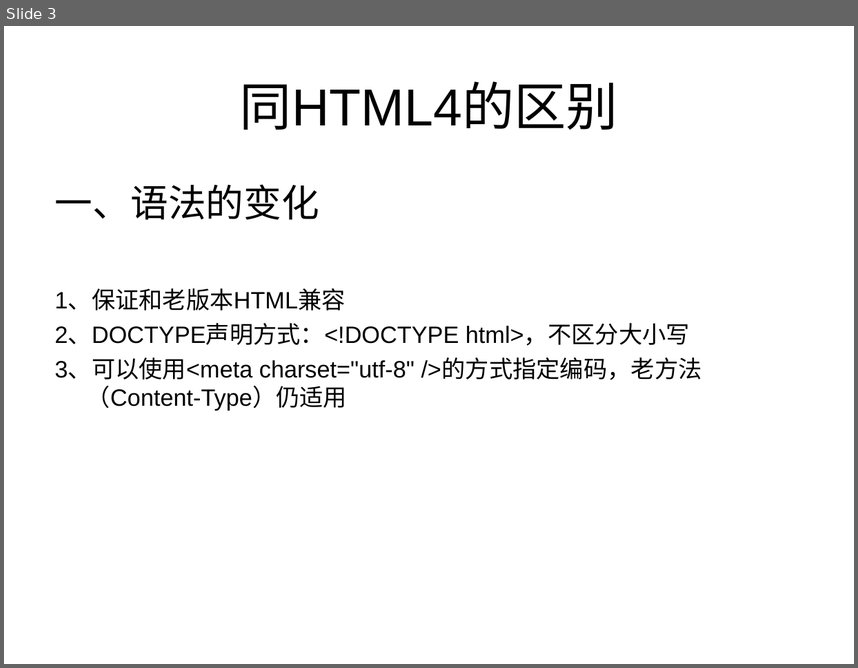
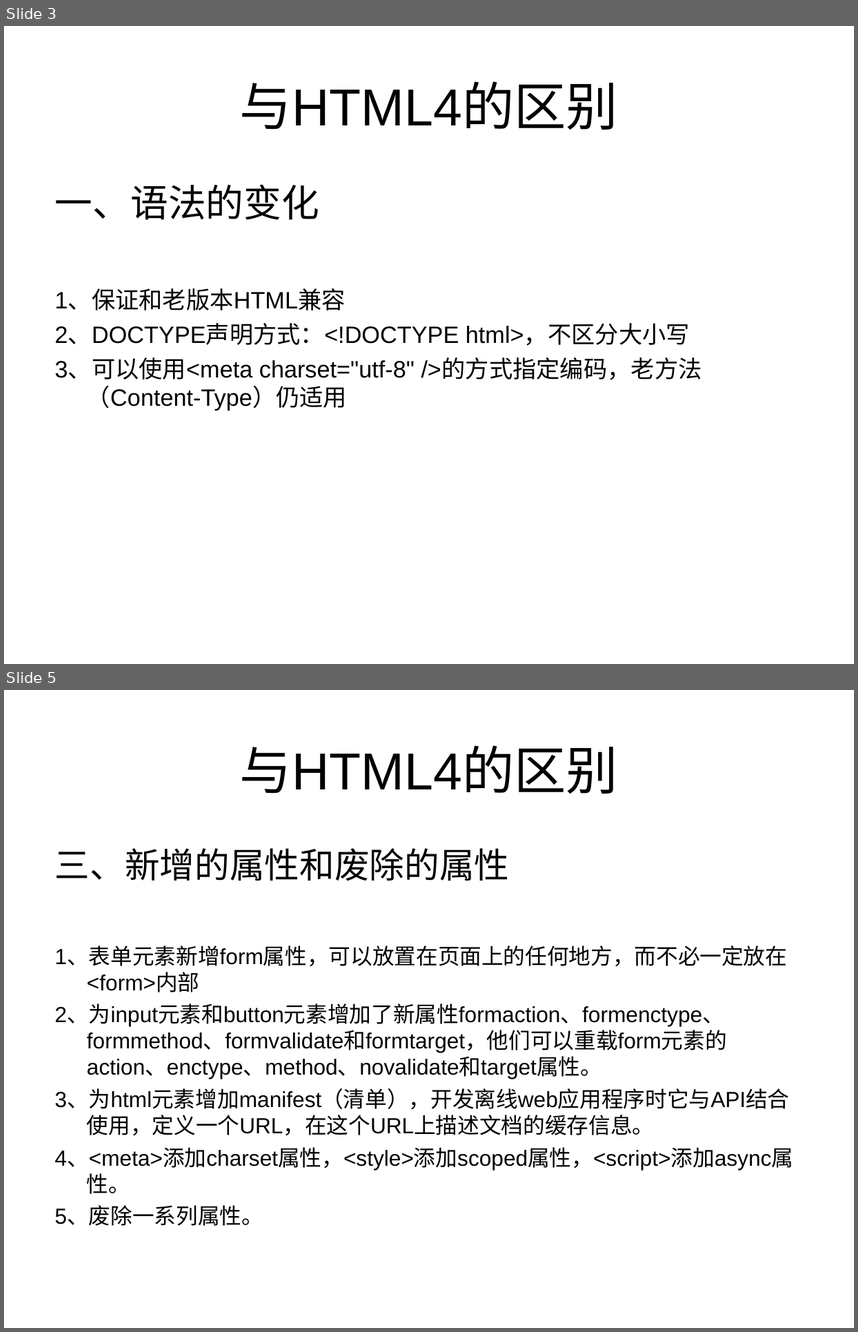
Before and after one commit to testuser2213/tom-wang-manual, a slide deck: manual/html5&css3/html5与css3权威指南/关于HTML5的分享/关于HTML5的分享.ppt. Shown one above the other, each under a label of ours: slide 3 before the commit, slides 3 and 5 after it; the slides between them are not shown. The pictures are 858x668 and 858x1332 pixels, drawn with LibreOffice and Linux fonts; fonts in the diff are those of the drawing. Boxes give left, top, right and bottom in pixels: in the first picture for what was removed or moved away, otherwise in the second. Text is boxed around its words. In the diff, an @@ line names an element or a change of style, - is before the commit and + after.

```diff
--- a/manual/html5&css3/html5与css3权威指南/关于HTML5的分享/关于HTML5的分享.ppt
+++ b/manual/html5&css3/html5与css3权威指南/关于HTML5的分享/关于HTML5的分享.ppt
@@ slide 5 added at (4,690,854,1328), background #FFFFFF @@
@@ title added at (240,745,618,793), 44 pt, text #000000 @@
+与HTML4的区别
@@ text added at (55,848,793,1225), 18.5 pt, text #000000 @@
+三、新增的属性和废除的属性
+1、表单元素新增form属性，可以放置在页面上的任何地方，而不必一定放在<form>内部
+2、为input元素和button元素增加了新属性formaction、formenctype、formmethod、formvalidate和formtarget，他们可以重载form元素的action、enctype、method、novalidate和target属性。
+3、为html元素增加manifest（清单），开发离线web应用程序时它与API结合使用，定义一个URL，在这个URL上描述文档的缓存信息。
+4、<meta>添加charset属性，<style>添加scoped属性，<script>添加async属性。
+5、废除一系列属性。
@@ slide 3 changed as well @@
@@ title at (240,81,618,129): text changed @@
-同HTML4的区别
+与HTML4的区别
```
Also in this commit, not shown: 3 other slides changed, 4 other slides added, 7 other files.
